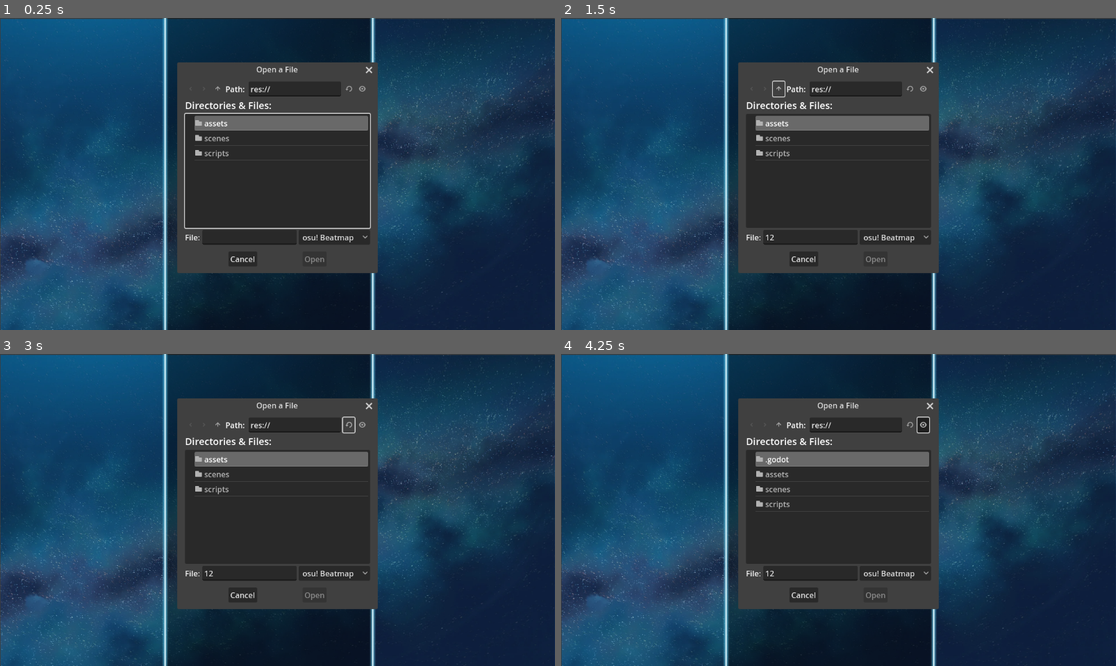
Above: before the commit, frames 1-4 (two rows, left to right).
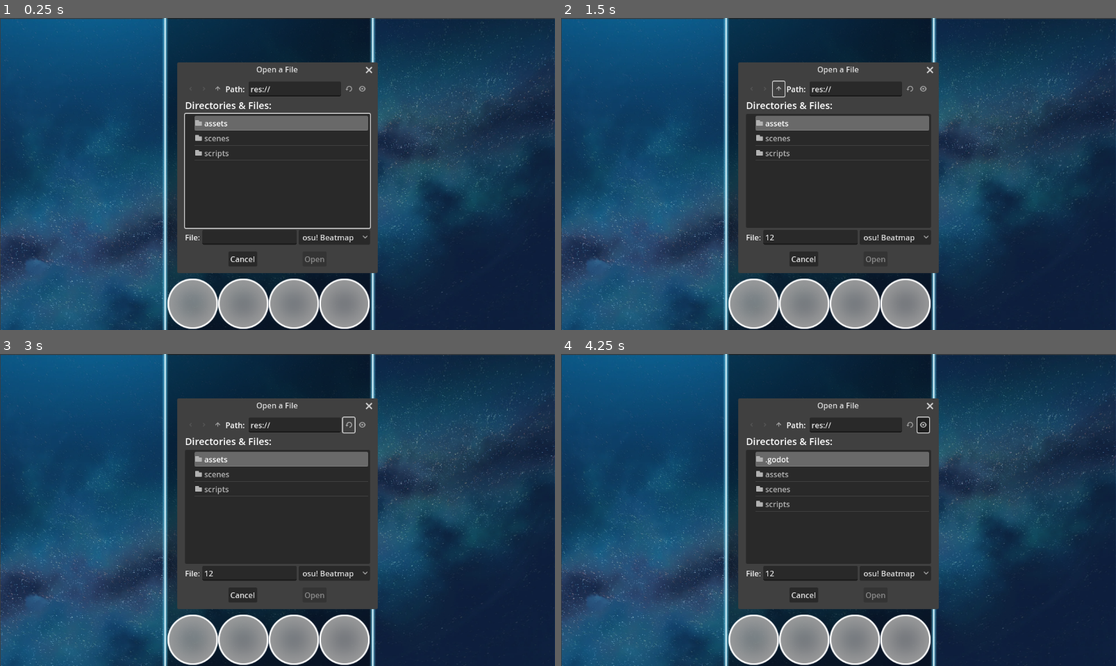
Above: after the commit, the same moments.

Repository: Rafael-VP/Rockstar
Game: Godot game, scene res://scenes/game.tscn
Same seed, same stepped clock (60 frames per second), same inputs: the game is played once before the commit and once after it.
Inputs (mouse positions are in pixels of both pictures, inside the frame that each line leads up to):
- Up to frame 1 (0.25 s): no input
- Up to frame 2 (1.5 s): click (810, 236) at 0.52 s; type "12" at 0.6 s; click (777, 89) at 1.25 s
- Up to frame 3 (3 s): click (216, 425) at 2 s; click (349, 425) at 2.75 s
- Up to frame 4 (4.25 s): click (921, 425) at 3.5 s

The runs differ from the first frame. In frame 1, 4.8% of the frame differs, in the area x 30-67%, y 83-100%; in frame 2, 4.8%; in frame 3, 4.8%; in frame 4, 4.8%.

Commit message:
Fixed note container position

Diff:
--- a/scenes/column.tscn
+++ b/scenes/column.tscn
@@ -10,7 +10,15 @@
 script = ExtResource("1_ca5fs")
 
 [node name="NoteContainer" type="Node2D" parent="."]
-position = Vector2(0, -781)
+position = Vector2(2, -845)
+
+[node name="ColorRect" type="ColorRect" parent="NoteContainer"]
+offset_left = -21.0
+offset_top = -19.0
+offset_right = 19.0
+offset_bottom = 21.0
+color = Color(1, 0, 1, 1)
+metadata/_edit_use_anchors_ = true
 
 [node name="HitArea" type="Area2D" parent="."]
 
--- a/scripts/column.gd
+++ b/scripts/column.gd
@@ -5,30 +5,31 @@
 @onready var hit_area = $HitArea
 @onready var audio_player = get_parent().get_node("AudioStreamPlayer")
 
-var note_spawn_y: float = -500.0  # Position above the screen
-var hit_area_y: float  # Hit area Y-coordinate
+#var note_spawn_y: float = -500.0  # Position above the screen
+
 var window_height: float = ProjectSettings.get("display/window/size/viewport_height")
 
-func _ready():
+#func _ready():
 	# Position hit area dynamically near the bottom of the screen
-	hit_area_y = window_height - 100
-	hit_area.position = Vector2(0, hit_area_y)
+	#hit_area_y = window_height - 100
+	#hit_area.position = Vector2(0, hit_area_y)
+	# hit_area_y = hit_area.position.y
 
 	# Position note container at spawn location
-	note_container.position = Vector2(0, note_spawn_y)
+	# note_container.position = Vector2(0, note_spawn_y)
 
 func spawn_note(hit_time: float):
 	var note_scene = preload("res://scenes/note.tscn")
 	var note = note_scene.instantiate()
 
 	# Calculate velocity (distance/time)
-	var distance = hit_area_y - note_spawn_y
+	var distance = hit_area.position.y - note_container.position.y
 	var time_to_hit = hit_time - audio_player.get_playback_position()
 	var velocity = distance / time_to_hit if time_to_hit > 0 else 0
 
 	note.velocity = velocity
-	note.target_y = hit_area_y
-	note.position = Vector2(0, 0)  # Start position
+	note.target_y = hit_area.position.y
+	note.position = note_container.position  # Start position
 	note_container.add_child(note)
 
 func _process(delta):
--- a/scripts/note.gd
+++ b/scripts/note.gd
@@ -12,8 +12,8 @@
 	position.y += velocity * delta
 
 	# If note passes the hit area without being hit
-	if position.y >= target_y + 50 and not hit_registered:
-		register_miss()
+	#if position.y >= target_y + 50 and not hit_registered:
+	#	register_miss()
 
 func is_in_hit_window() -> bool:
 	var distance_to_hit = abs(target_y - position.y)
